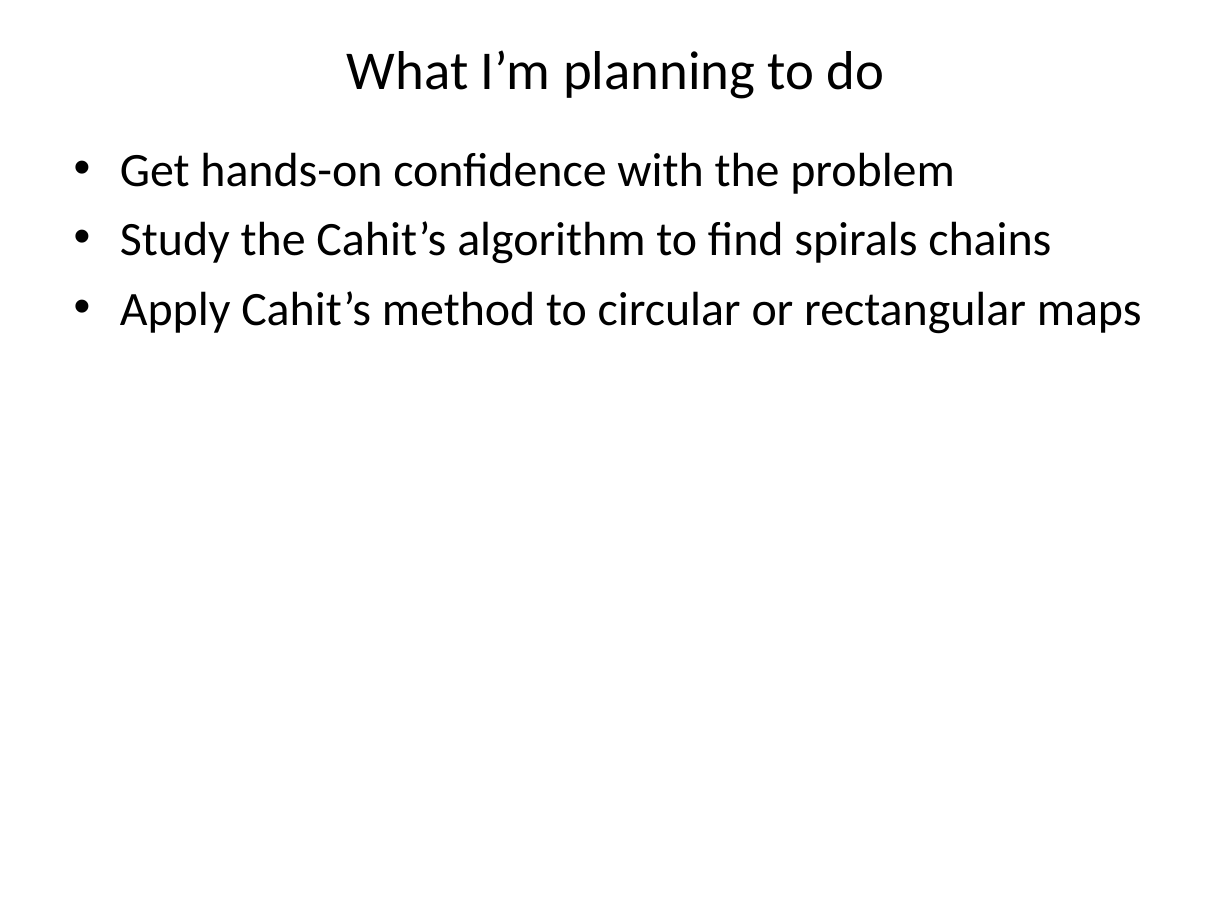
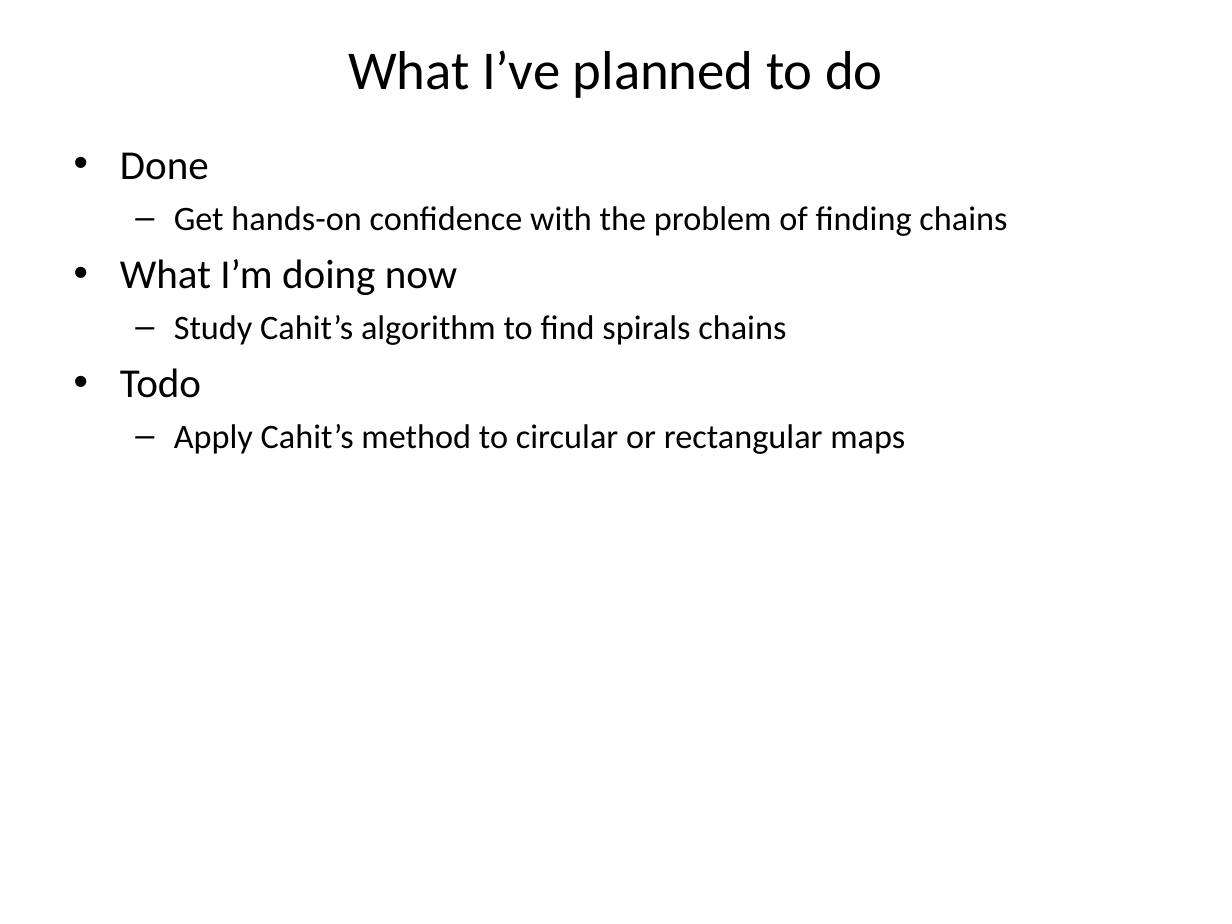
Before and after one commit to stefanutti/maps-coloring-java, a slide deck: slide 2 of ct/ct-docs/cahit-spiral-chains/spiral-chains.ppt. Drawn at 1232x924 pixels with LibreOffice and Linux fonts; fonts in the diff are those of the drawing. Boxes give left, top, right and bottom in pixels: in the first picture for what was removed or moved away, otherwise in the second. Text is boxed around its words. In the diff, an @@ line names an element or a change of style, - is before the commit and + after.

```diff
--- a/ct/ct-docs/cahit-spiral-chains/spiral-chains.ppt
+++ b/ct/ct-docs/cahit-spiral-chains/spiral-chains.ppt
@@ title at [348,50,883,98]: text changed @@
-What I’m planning to do
+What I’ve planned to do
@@ text at [120,152,1007,398]: text changed; size 28 to 20 pt @@
-• Get hands-on confidence with the problem
-• Study the Cahit’s algorithm to find spirals chains
+• Done
+  – Get hands-on confidence with the problem of finding chains
+• What I’m doing now
+  – Study Cahit’s algorithm to find spirals chains
+• Todo
@@ text at [174,424,905,454]: size 28 to 20 pt in "Apply Cahit’s method to circular or rectangular ..."; bullet • to –; list level 1 to 2 in "Apply Cahit’s method to circular ..." @@
```
Also in this commit, not shown: 9 other slides changed, 6 slides added, 7 slides removed, 54 other files.
